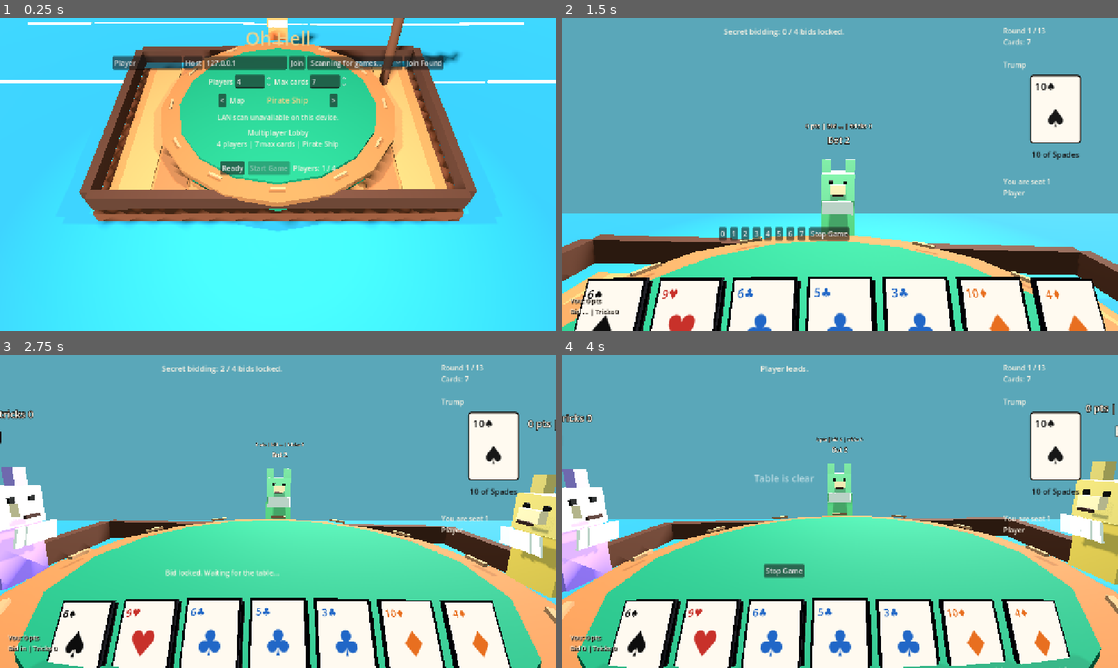
Above: before the commit, frames 1-4 (two rows, left to right).
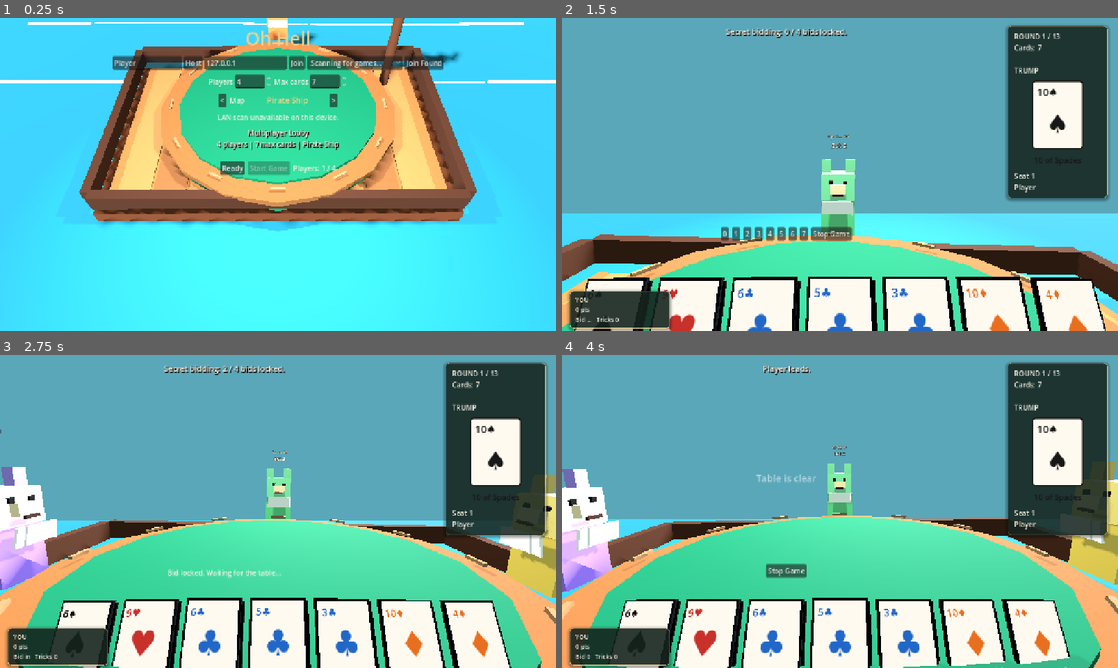
Above: after the commit, the same moments.

Repository: JordanOakFox/oh-hell-godot
Game: Godot game, scene res://scenes/main.tscn
The game is run twice, just before and just after one commit, with the same random seed, the same clock (stepped at 60 frames per second) and the same inputs.
Inputs (mouse positions are in pixels of both pictures, inside the frame that each line leads up to):
- Up to frame 1 (0.25 s): no input
- Up to frame 2 (1.5 s): click "Ready" at 0.5 s; click "Start Game" at 1.25 s
- Up to frame 3 (2.75 s): click "0" at 2 s
- Up to frame 4 (4 s): tap Enter at 2.75 s; move the mouse to (962, 495) at 2.77 s; tap E at 2.85, 3.6 s; click (962, 495) at 2.92 s; move the mouse to (812, 511) at 3.52 s; click (812, 511) at 3.67 s

The runs differ from the first frame. In frame 1, 0.4% of the frame differs, in the area x 39-61%, y 35-43%; in frame 2, 13%, in the area x 1-99%, y 2-100%; in frame 3, 12%; in frame 4, 12%.

Commit message:
Polish in-game HUD presentation

Diff:
--- a/scripts/main.gd
+++ b/scripts/main.gd
@@ -46,12 +46,14 @@
 var title_label: Label
 var status_label: Label
 var table_label: Label
+var player_hud_panel: PanelContainer
 var left_stats_label: Label
 var net_row: HBoxContainer
 var settings_row: HBoxContainer
 var map_row: HBoxContainer
 var map_name_label: Label
 var right_info_panel: VBoxContainer
+var right_info_frame: PanelContainer
 var right_info_label: Label
 var trump_card_panel: PanelContainer
 var trump_card_rank_label: Label
@@ -239,21 +241,30 @@
 	play_row.add_theme_constant_override("separation", 16)
 	root.add_child(play_row)
 
+	player_hud_panel = PanelContainer.new()
+	player_hud_panel.set_anchors_preset(Control.PRESET_BOTTOM_LEFT)
+	player_hud_panel.offset_left = 18
+	player_hud_panel.offset_top = -92
+	player_hud_panel.offset_right = 248
+	player_hud_panel.offset_bottom = -18
+	player_hud_panel.mouse_filter = Control.MOUSE_FILTER_IGNORE
+	player_hud_panel.add_theme_stylebox_override("panel", _panel_style(Color("#16251fd8"), Color("#f0d28a66"), 8, 1))
+	player_hud_panel.visible = false
+	add_child(player_hud_panel)
+
+	var player_hud_margin := MarginContainer.new()
+	player_hud_margin.add_theme_constant_override("margin_left", 12)
+	player_hud_margin.add_theme_constant_override("margin_top", 9)
+	player_hud_margin.add_theme_constant_override("margin_right", 12)
+	player_hud_margin.add_theme_constant_override("margin_bottom", 9)
+	player_hud_panel.add_child(player_hud_margin)
+
 	left_stats_label = Label.new()
 	left_stats_label.autowrap_mode = TextServer.AUTOWRAP_WORD_SMART
-	left_stats_label.add_theme_font_size_override("font_size", 15)
+	left_stats_label.add_theme_font_size_override("font_size", 14)
 	left_stats_label.add_theme_color_override("font_color", Color("#f7f1e3"))
-	left_stats_label.add_theme_color_override("font_shadow_color", Color("#17110c"))
-	left_stats_label.add_theme_constant_override("shadow_offset_x", 2)
-	left_stats_label.add_theme_constant_override("shadow_offset_y", 2)
-	left_stats_label.set_anchors_preset(Control.PRESET_BOTTOM_LEFT)
-	left_stats_label.offset_left = 18
-	left_stats_label.offset_top = -82
-	left_stats_label.offset_right = 258
-	left_stats_label.offset_bottom = -18
 	left_stats_label.mouse_filter = Control.MOUSE_FILTER_IGNORE
-	left_stats_label.visible = false
-	add_child(left_stats_label)
+	player_hud_margin.add_child(left_stats_label)
 
 	var center_column := VBoxContainer.new()
 	center_column.size_flags_horizontal = Control.SIZE_EXPAND_FILL
@@ -266,6 +277,9 @@
 	table_label.horizontal_alignment = HORIZONTAL_ALIGNMENT_CENTER
 	table_label.add_theme_font_size_override("font_size", 18)
 	table_label.add_theme_color_override("font_color", Color("#f7f1e3"))
+	table_label.add_theme_color_override("font_shadow_color", Color("#17110c"))
+	table_label.add_theme_constant_override("shadow_offset_x", 2)
+	table_label.add_theme_constant_override("shadow_offset_y", 2)
 	table_label.clip_text = true
 	table_label.custom_minimum_size = Vector2(0, 68)
 	center_column.add_child(table_label)
@@ -282,11 +296,24 @@
 	action_box.add_theme_constant_override("separation", 8)
 	center_column.add_child(action_box)
 
+	right_info_frame = PanelContainer.new()
+	right_info_frame.custom_minimum_size = Vector2(230, 0)
+	right_info_frame.size_flags_vertical = Control.SIZE_SHRINK_BEGIN
+	right_info_frame.add_theme_stylebox_override("panel", _panel_style(Color("#16251fcc"), Color("#f0d28a55"), 8, 1))
+	play_row.add_child(right_info_frame)
+
+	var right_info_margin := MarginContainer.new()
+	right_info_margin.add_theme_constant_override("margin_left", 14)
+	right_info_margin.add_theme_constant_override("margin_top", 12)
+	right_info_margin.add_theme_constant_override("margin_right", 14)
+	right_info_margin.add_theme_constant_override("margin_bottom", 12)
+	right_info_frame.add_child(right_info_margin)
+
 	right_info_panel = VBoxContainer.new()
-	right_info_panel.custom_minimum_size = Vector2(240, 0)
+	right_info_panel.custom_minimum_size = Vector2(190, 0)
 	right_info_panel.size_flags_vertical = Control.SIZE_EXPAND_FILL
 	right_info_panel.add_theme_constant_override("separation", 12)
-	play_row.add_child(right_info_panel)
+	right_info_margin.add_child(right_info_panel)
 
 	right_info_label = Label.new()
 	right_info_label.autowrap_mode = TextServer.AUTOWRAP_WORD_SMART
@@ -345,6 +372,17 @@
 	hand_box.custom_minimum_size = Vector2(0, 178)
 	hand_box.size_flags_horizontal = Control.SIZE_EXPAND_FILL
 	root.add_child(hand_box)
+
+func _panel_style(fill: Color, border: Color, radius: int, border_width: int) -> StyleBoxFlat:
+	var style := StyleBoxFlat.new()
+	style.bg_color = fill
+	style.border_color = border
+	style.set_border_width_all(border_width)
+	style.set_corner_radius_all(radius)
+	style.shadow_color = Color("#00000055")
+	style.shadow_size = 8
+	style.shadow_offset = Vector2(0, 3)
+	return style
 
 func _on_host_pressed() -> void:
 	_read_lobby_inputs()
@@ -643,8 +681,8 @@
 		table_label.add_theme_font_size_override("font_size", 18)
 		trick_box.visible = true
 		hand_box.visible = true
-		left_stats_label.visible = false
-		right_info_panel.visible = false
+		player_hud_panel.visible = false
+		right_info_frame.visible = false
 		left_stats_label.text = ""
 		right_info_label.text = ""
 		table_label.text = view_state["message"]
@@ -655,8 +693,8 @@
 	if view_state["phase"] == "lobby":
 		trick_box.visible = false
 		hand_box.visible = false
-		left_stats_label.visible = false
-		right_info_panel.visible = false
+		player_hud_panel.visible = false
+		right_info_frame.visible = false
 		left_stats_label.text = ""
 		right_info_label.text = ""
 		_render_lobby()
@@ -665,23 +703,23 @@
 		table_label.add_theme_font_size_override("font_size", 18)
 		trick_box.visible = true
 		hand_box.visible = true
-		left_stats_label.visible = false
-		right_info_panel.visible = false
+		player_hud_panel.visible = false
+		right_info_frame.visible = false
 		_render_game_end()
 		return
 
 	trick_box.visible = true
 	hand_box.visible = true
-	left_stats_label.visible = true
-	right_info_panel.visible = true
+	player_hud_panel.visible = true
+	right_info_frame.visible = true
 	table_label.add_theme_font_size_override("font_size", 18)
 	var round_size: int = view_state["sequence"][view_state["round_index"]]
-	right_info_label.text = "Round %d / %d\nCards: %d\n\nTrump" % [
+	right_info_label.text = "ROUND %d / %d\nCards: %d\n\nTRUMP" % [
 		view_state["round_index"] + 1,
 		view_state["sequence"].size(),
 		round_size,
 	]
-	seat_info_label.text = "\nYou are seat %d\n%s" % [
+	seat_info_label.text = "Seat %d\n%s" % [
 		my_seat + 1,
 		view_state["names"][my_seat],
 	]
@@ -691,7 +729,7 @@
 		my_bid_text = "in" if view_state["bid_submitted"][my_seat] else "..."
 	elif view_state["bids"][my_seat] != null:
 		my_bid_text = str(view_state["bids"][my_seat])
-	left_stats_label.text = "You: %d pts\nBid %s | Tricks %d" % [
+	left_stats_label.text = "YOU\n%d pts\nBid %s   Tricks %d" % [
 		view_state["scores"][my_seat],
 		my_bid_text,
 		view_state["tricks_won"][my_seat],
--- a/scripts/table_view_3d.gd
+++ b/scripts/table_view_3d.gd
@@ -552,25 +552,25 @@
 	var name_label := Label3D.new()
 	name_label.name = "Name"
 	name_label.text = "P%d" % (seat + 1)
-	name_label.font_size = 28
+	name_label.font_size = 20
 	name_label.modulate = Color("#f9f4e8")
-	name_label.outline_size = 6
+	name_label.outline_size = 4
 	name_label.outline_modulate = Color("#17110c")
 	name_label.billboard = BaseMaterial3D.BILLBOARD_ENABLED
 	name_label.no_depth_test = true
-	name_label.position = Vector3(0, 1.5, 0)
+	name_label.position = Vector3(0, 1.42, 0)
 	root.add_child(name_label)
 
 	var score_label := Label3D.new()
 	score_label.name = "Score"
-	score_label.text = "0 pts | bid ... | tricks 0"
-	score_label.font_size = 20
-	score_label.modulate = Color("#f7f1e3")
-	score_label.outline_size = 5
+	score_label.text = "0p  b-  t0"
+	score_label.font_size = 14
+	score_label.modulate = Color("#d8d2c2")
+	score_label.outline_size = 3
 	score_label.outline_modulate = Color("#17110c")
 	score_label.billboard = BaseMaterial3D.BILLBOARD_ENABLED
 	score_label.no_depth_test = true
-	score_label.position = Vector3(0, 1.73, 0)
+	score_label.position = Vector3(0, 1.56, 0)
 	root.add_child(score_label)
 
 	var trick_pile := Node3D.new()
@@ -607,7 +607,7 @@
 		var score_label := avatar.get_node_or_null("Score") as Label3D
 		if score_label:
 			score_label.text = _seat_score_text(seat, phase, scores, bids, submitted_bids, tricks)
-			score_label.modulate = Color("#f0d28a") if seat == current_active else Color("#f7f1e3")
+			score_label.modulate = Color("#f0d28a") if seat == current_active else Color("#d8d2c2")
 		var trick_pile := avatar.get_node_or_null("TrickPile") as Node3D
 		if trick_pile:
 			var pile_count := 0
@@ -638,7 +638,7 @@
 		bid_text = "in" if seat < submitted_bids.size() and bool(submitted_bids[seat]) else "..."
 	elif seat < bids.size() and bids[seat] != null:
 		bid_text = str(bids[seat])
-	return "%d pts | bid %s | tricks %d" % [points, bid_text, trick_count]
+	return "%dp  b%s  t%d" % [points, bid_text, trick_count]
 
 func _update_trick_pile(pile: Node3D, trick_count: int) -> void:
 	for child in pile.get_children():
Not shown, changed: export_presets.cfg
Not shown, changed: .gitignore
